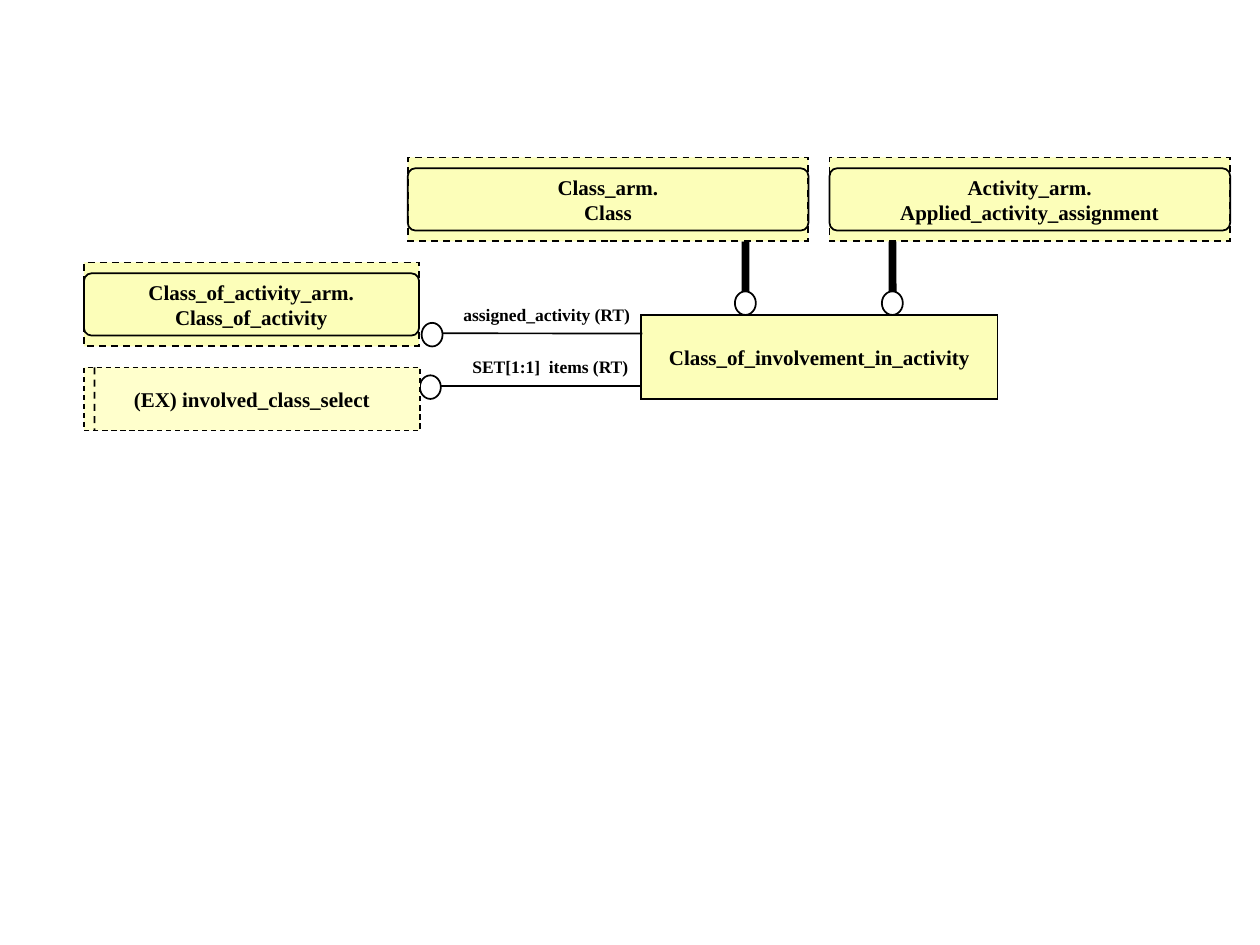
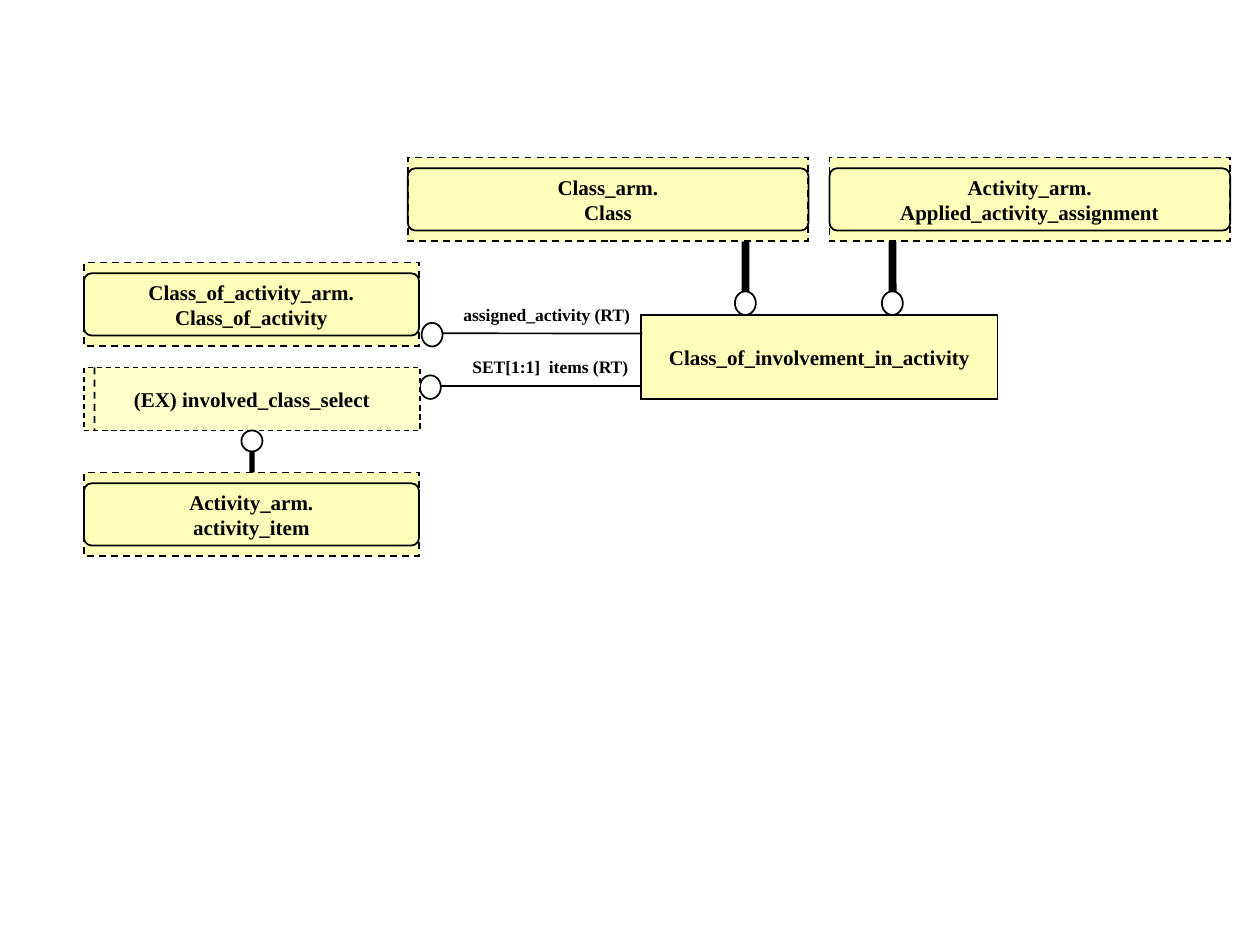
Before and after one commit to starseeker/stepmod_mirror, a slide deck: slide 2 of data/modules/class_of_involvement_in_activity/class_of_involvement_in_activity.ppt. Drawn at 1260x945 pixels with LibreOffice and Linux fonts; fonts in the diff are those of the drawing. Boxes give left, top, right and bottom in pixels: in the first picture for what was removed or moved away, otherwise in the second. Text is boxed around its words. In the diff, an @@ line names an element or a change of style, - is before the commit and + after.

```diff
--- a/data/modules/class_of_involvement_in_activity/class_of_involvement_in_activity.ppt
+++ b/data/modules/class_of_involvement_in_activity/class_of_involvement_in_activity.ppt
@@ ellipse added at (242, 431, 263, 452), fill #FFFFFF, outline #000000 0.99 pt @@
@@ rectangle added at (84, 472, 420, 557), fill #FCFEB9, outline #000000 0.99 pt dashed, 12 pt, text #000000, bold @@
+Activity_arm.
+activity_item
@@ line added from (252, 472) to (252, 451), #000000 3 pt @@
@@ rounded rectangle added at (84, 484, 420, 546), outline #000000 0.99 pt @@
```
Also in this commit, not shown: 2 other slides changed, 32 other files.
